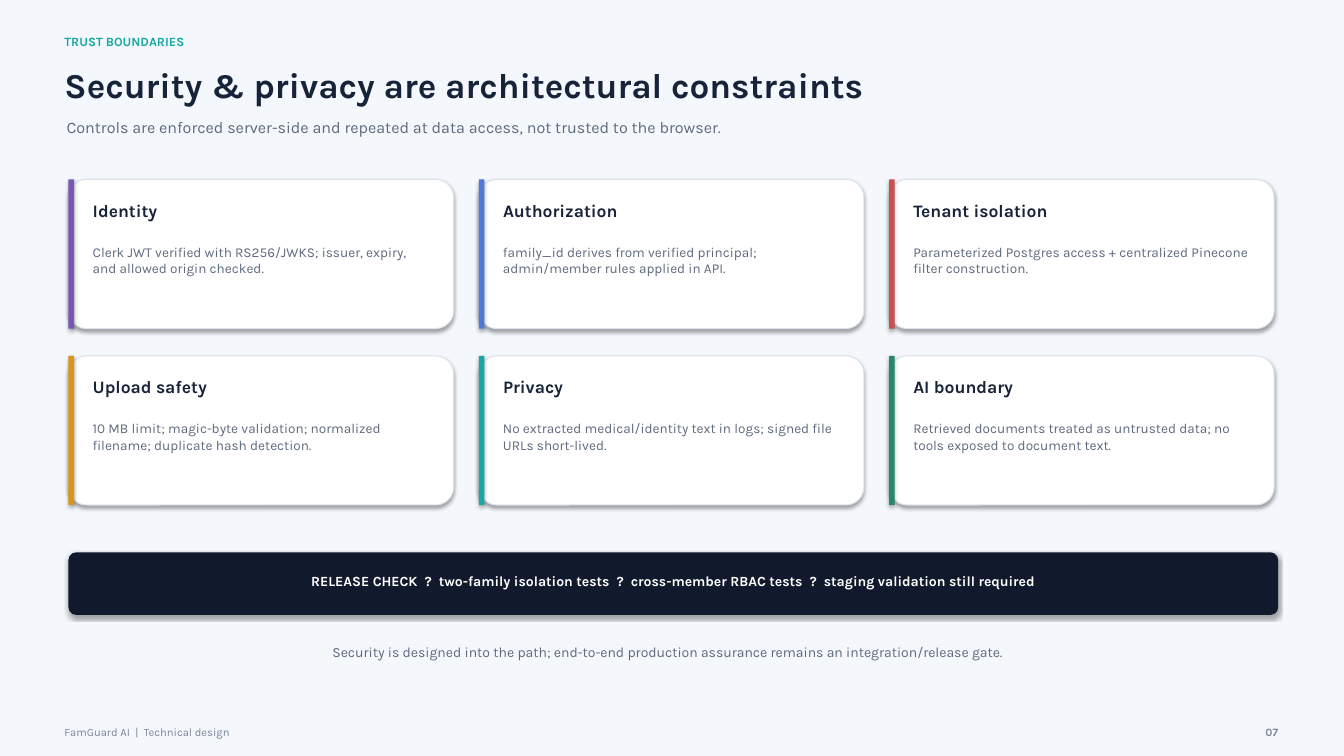
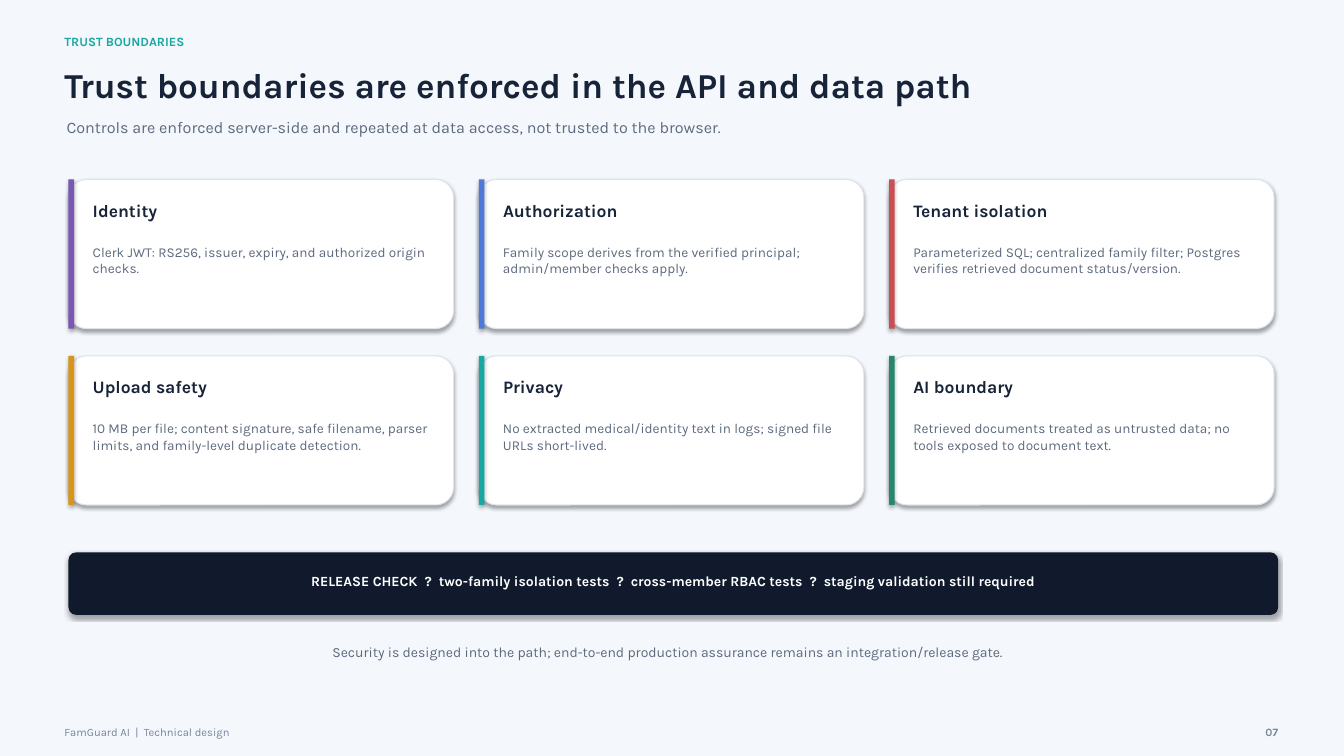
Before and after one commit to rajendranduraiswamy76-dev/FamGuard, a slide deck: slide 7 of docs/FamGuard-Technical-Design-Stakeholder.pptx. Drawn at 1344x756 pixels with LibreOffice and Linux fonts; fonts in the diff are those of the drawing. Boxes give left, top, right and bottom in pixels: in the first picture for what was removed or moved away, otherwise in the second. Text is boxed around its words. In the diff, an @@ line names an element or a change of style, - is before the commit and + after.

```diff
--- a/docs/FamGuard-Technical-Design-Stakeholder.pptx
+++ b/docs/FamGuard-Technical-Design-Stakeholder.pptx
@@ text at (64,73,971,107): text changed @@
-Security & privacy are architectural constraints
+Trust boundaries are enforced in the API and data path
@@ text at (93,247,425,273): text changed @@
-Clerk JWT verified with RS256/JWKS; issuer, expiry, and allowed origin checked.
+Clerk JWT: RS256, issuer, expiry, and authorized origin checks.
@@ text at (503,247,800,277): text changed @@
-family_id derives from verified principal; admin/member rules applied in API.
+Family scope derives from the verified principal; admin/member checks apply.
@@ text at (913,247,1241,274): text changed @@
-Parameterized Postgres access + centralized Pinecone filter construction.
+Parameterized SQL; centralized family filter; Postgres verifies retrieved document status/version.
@@ text at (93,423,427,454): text changed @@
-10 MB limit; magic-byte validation; normalized filename; duplicate hash detection.
+10 MB per file; content signature, safe filename, parser limits, and family-level duplicate detection.
```
Also in this commit, not shown: 13 other slides changed, 1 other file.
